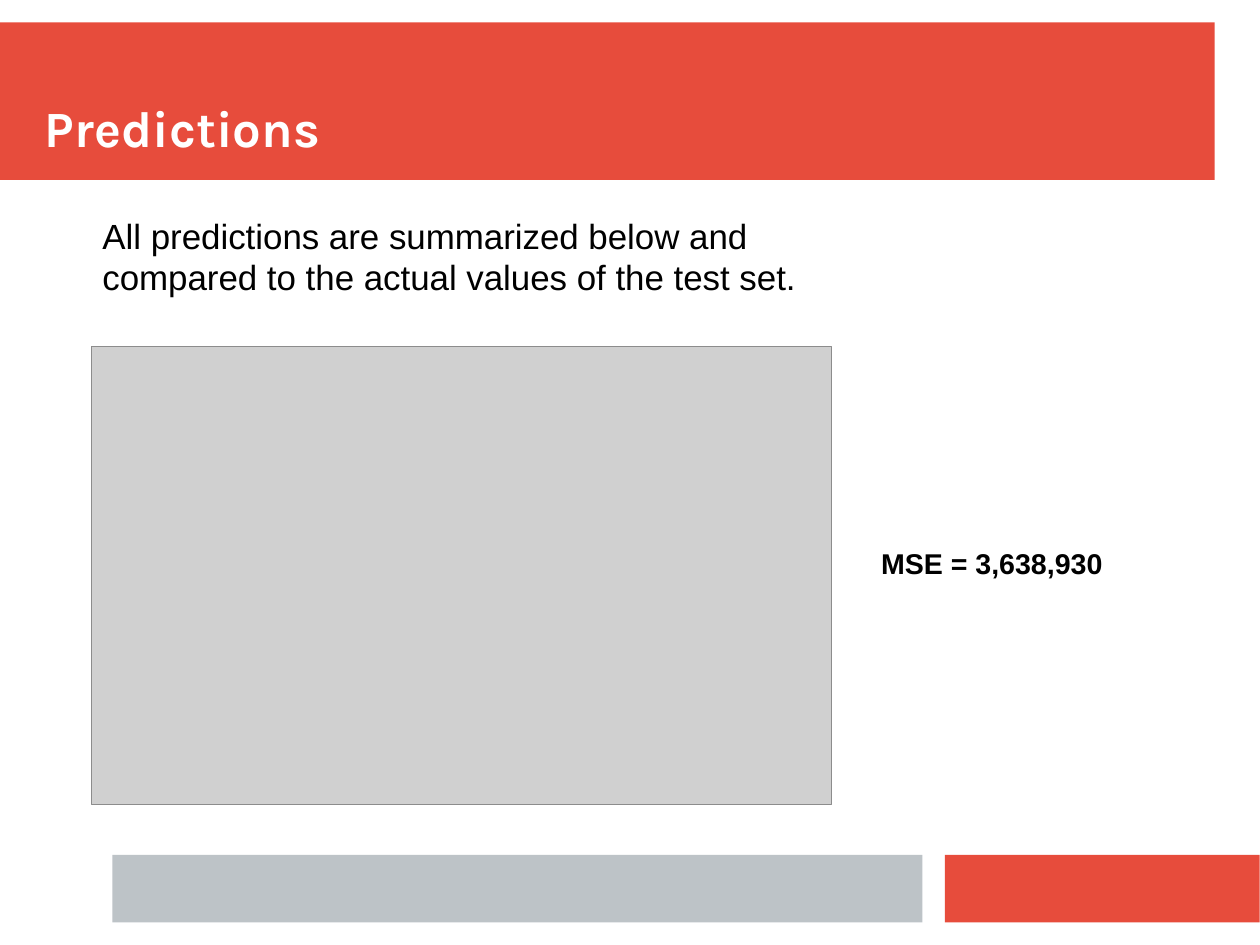
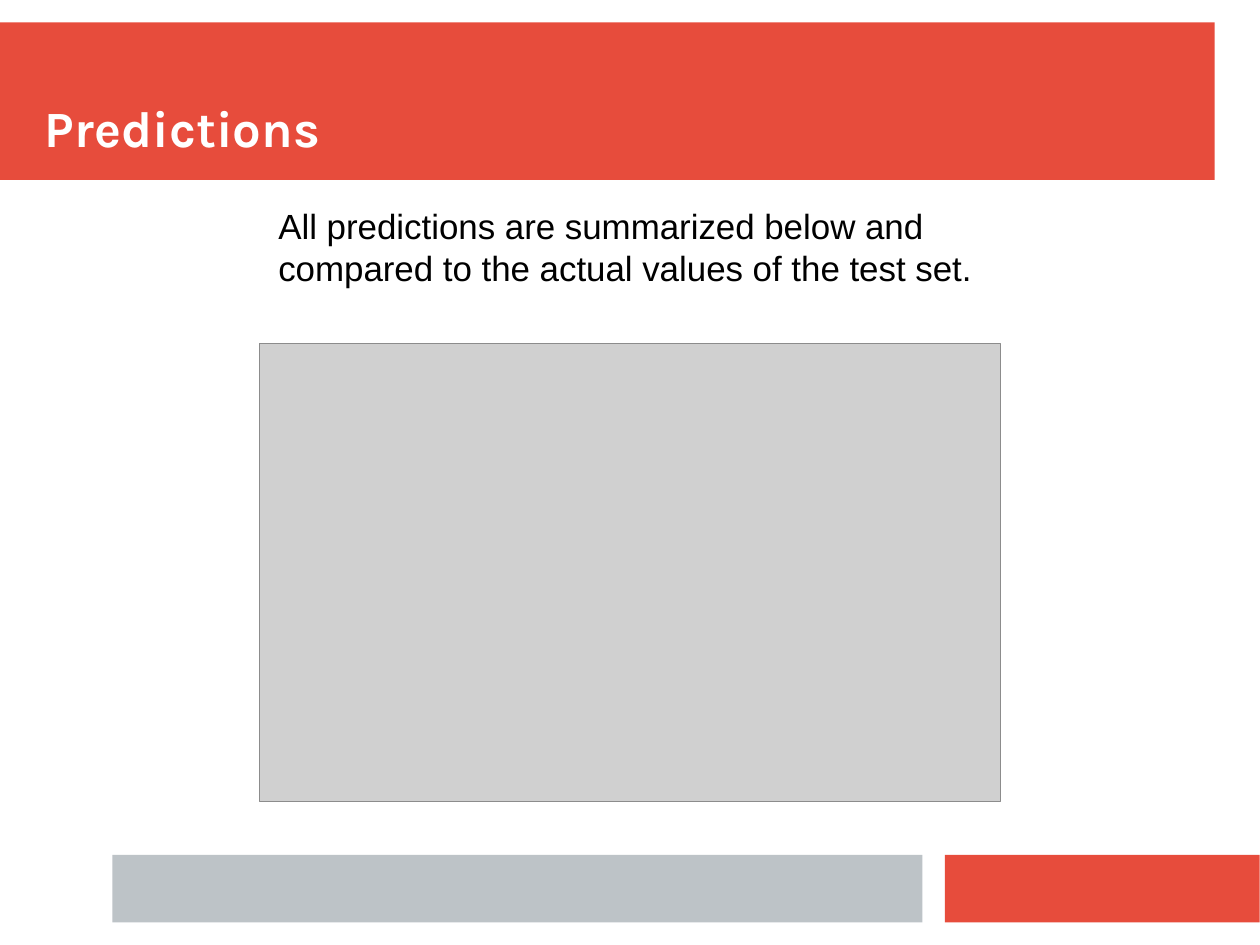
Before and after one commit to tim-kirkbride/BayesianAssignment, a slide deck: slide 17 of Presentation.pptx. Drawn at 1260x945 pixels with LibreOffice and Linux fonts; fonts in the diff are those of the drawing; grey boxes stand for pictures. Boxes give left, top, right and bottom in pixels: in the first picture for what was removed or moved away, otherwise in the second. Text is boxed around its words. In the diff, an @@ line names an element or a change of style, - is before the commit and + after.

```diff
--- a/Presentation.pptx
+++ b/Presentation.pptx
@@ text "All predictions are summarized below ...": place and size @@
-text "All predictions are summarized below ..." at [102, 223, 795, 297]
+text "All predictions are summarized below ..." at [278, 213, 971, 288]
@@ picture: place and size @@
-picture at [91, 346, 832, 804]
+picture at [260, 344, 1000, 802]
@@ text removed at [881, 554, 1102, 579] @@
-MSE = 3,638,930
```
Also in this commit, not shown: 1 other slide changed, 2 slides removed, 1 other file.
